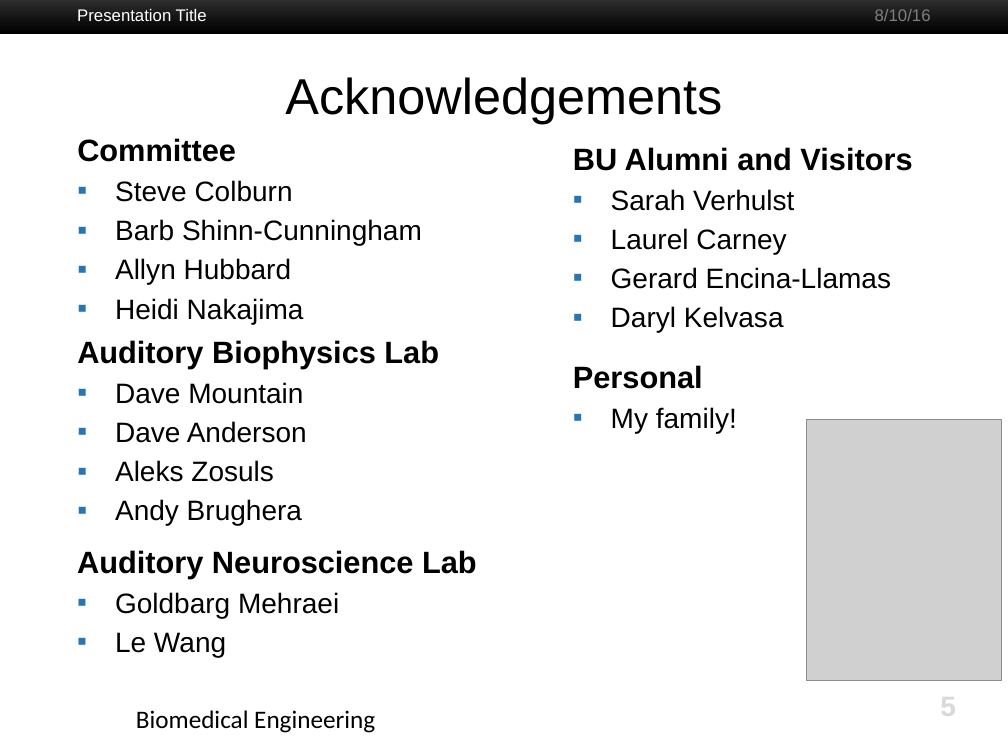
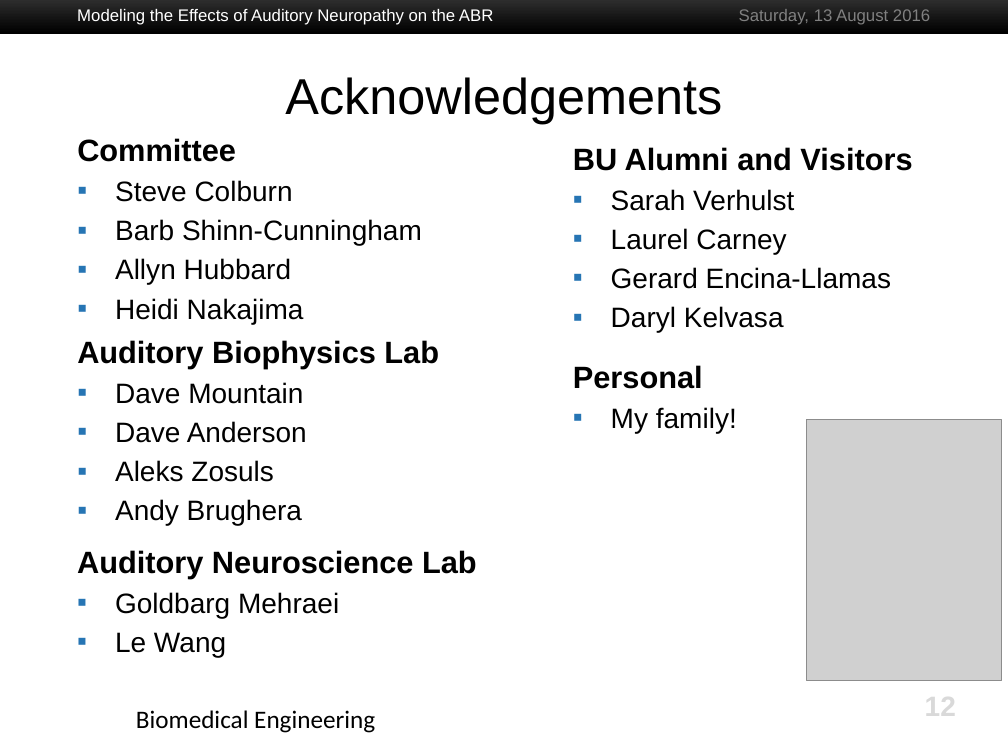
Before and after one commit to gvoysey/thesis, a slide deck: slide 12 of slides/voysey-thesis.pptx (slide 5 before the commit). Drawn at 1008x756 pixels with LibreOffice and Linux fonts; fonts in the diff are those of the drawing; grey boxes stand for pictures; background and template pictures are left out. Boxes give left, top, right and bottom in pixels: in the first picture for what was removed or moved away, otherwise in the second. Text is boxed around its words. In the diff, an @@ line names an element or a change of style, - is before the commit and + after.

Commit message:
slides

```diff
--- a/slides/voysey-thesis.pptx
+++ b/slides/voysey-thesis.pptx
@@ text at (77,9,494,25): text changed @@
-Presentation Title
+Modeling the Effects of Auditory Neuropathy on the ABR
@@ text at (739,9,930,24): text changed @@
-8/10/16
+Saturday, 13 August 2016
@@ page number at (925,691,956,722): text changed @@
-5
+12
```
Also in this commit, not shown: 4 other slides changed, 8 slides added, 1 slide removed.
